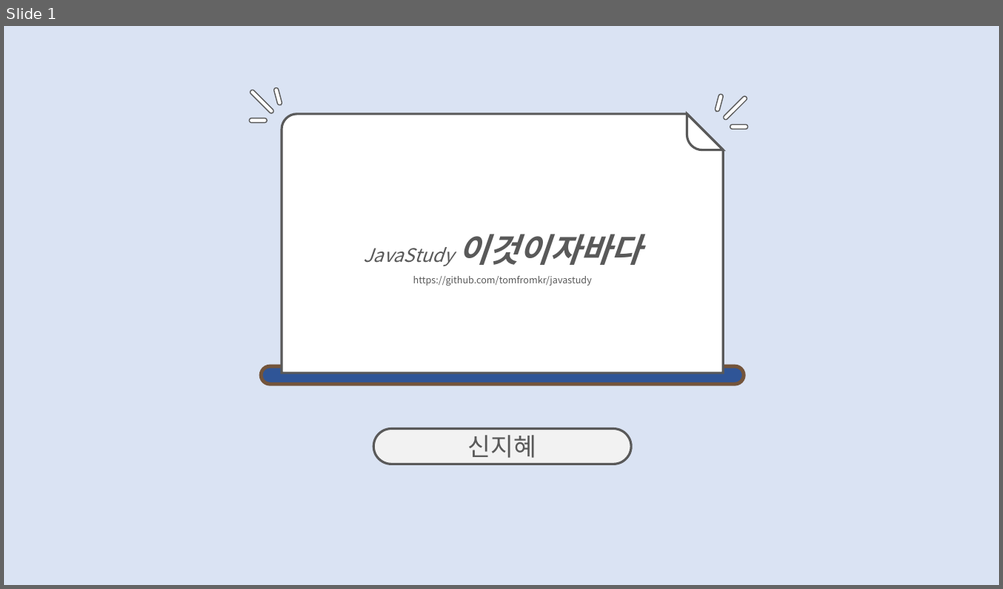
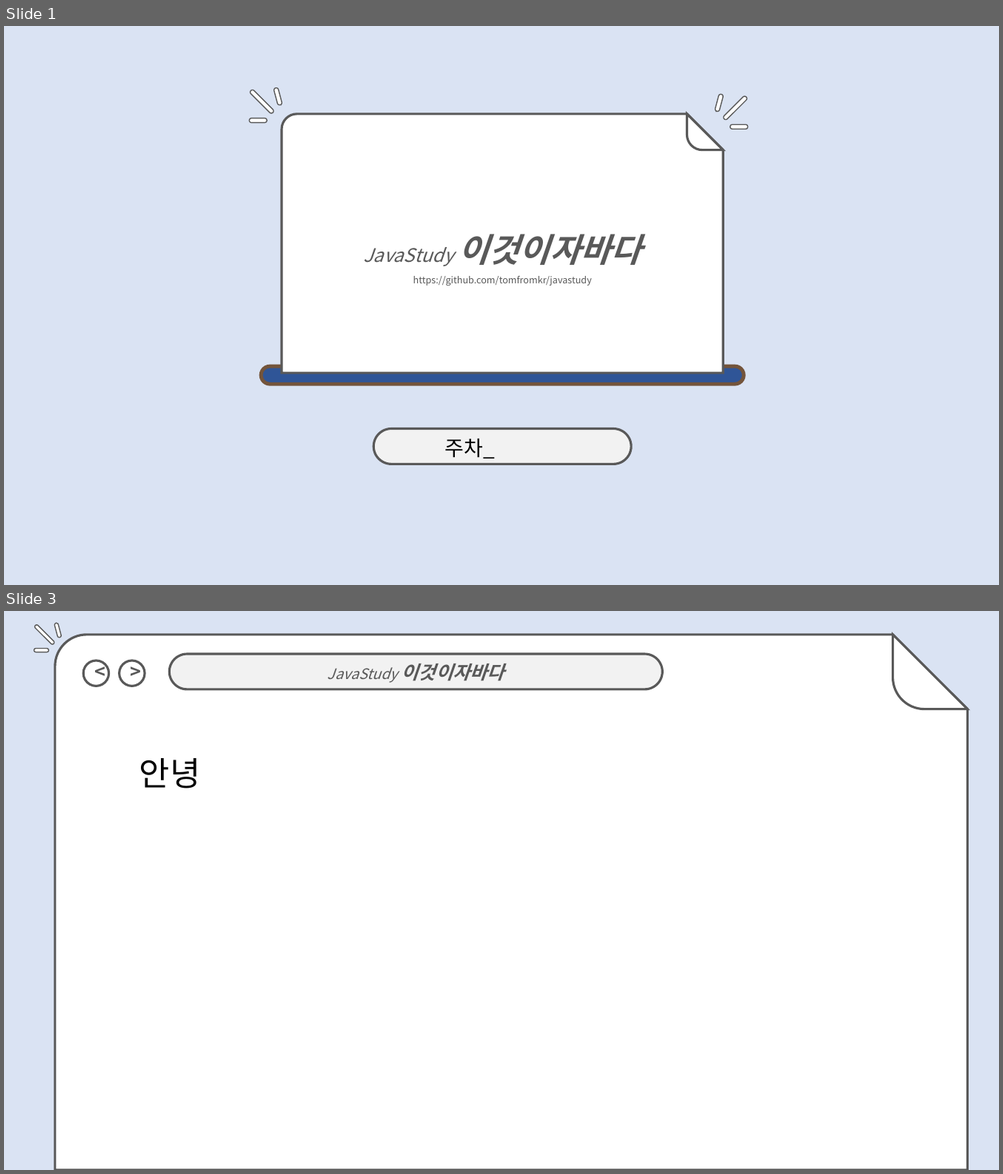
Before and after one commit to jihyyeshin/2019-1-Javastudy, a slide deck: default_template.pptx. Shown one above the other, each under a label of ours: slide 1 before the commit, slides 1 and 3 after it; the slides between them are not shown. The pictures are 1003x589 and 1003x1174 pixels, drawn with LibreOffice and Linux fonts; fonts in the diff are those of the drawing. Boxes give left, top, right and bottom in pixels: in the first picture for what was removed or moved away, otherwise in the second. Text is boxed around its words. In the diff, an @@ line names an element or a change of style, - is before the commit and + after.

Commit message:
study file final

```diff
--- a/default_template.pptx
+++ b/default_template.pptx
@@ slide 3 added at (x1=4, y1=611, x2=999, y2=1170), background #DAE3F3 @@
@@ group added at (x1=34, y1=622, x2=967, y2=1170): 3 rounded rectangles, 2 freeform shapes, 2 ellipses @@
+<
+>
@@ rounded rectangle added at (x1=170, y1=654, x2=663, y2=689), fill #F2F2F2, outline #595959 2.25 pt, 14 pt, text #595959, italic @@
+JavaStudy 이것이자바다
@@ text added at (x1=139, y1=758, x2=200, y2=789), 32 pt, text #000000 @@
+안녕
@@ slide 1 changed as well @@
@@ text added at (x1=445, y1=438, x2=495, y2=459), 20 pt, text #000000 @@
+주차_
@@ text in rounded rectangle at (x1=468, y1=435, x2=537, y2=458): text removed @@
-신지혜
```
Also in this commit, not shown: 1 other slide added, 2 slides removed, 3 other files.
